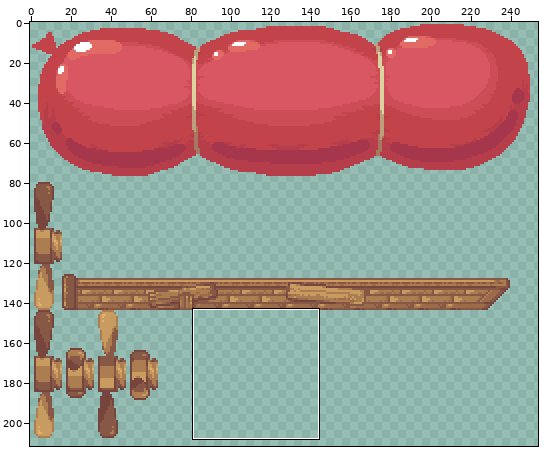
Edited in one commit: pixel-art file (gfx/misc.aseprite). Above: a wide view before the commit, with the close-up outlined.
Close-up. Before the edit:
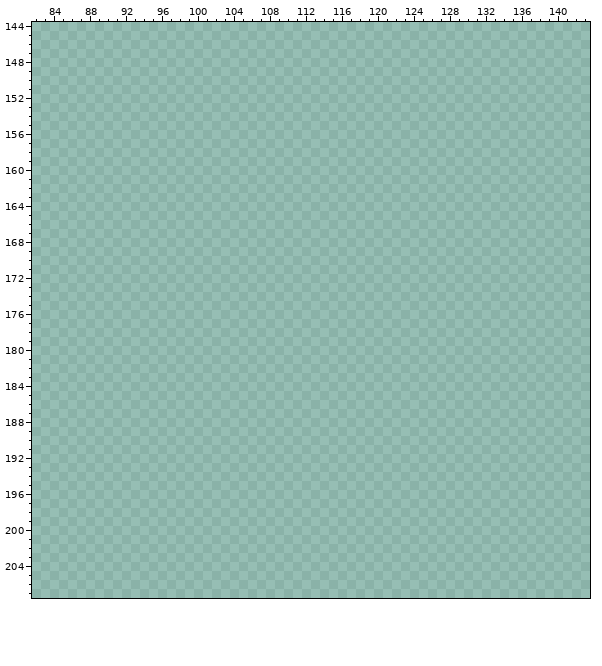
1024x512 pixels, 1 frame. Colours within 5 levels of each other are drawn and written as one. Shown: x 82..143, y 144..207. The wide view leaves out empty margins.
Now the later version:
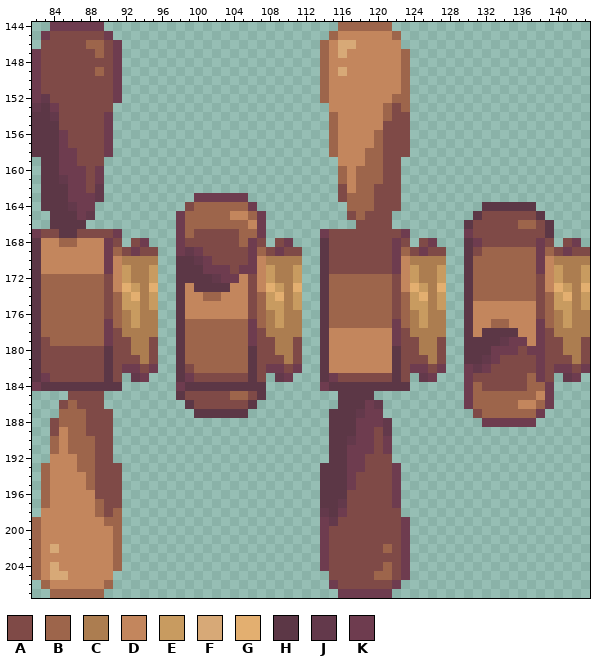
Palette (. is transparent): A #7f4a47  B #9d654b  C #ac7d50  D #c3865d  E #c89b60  F #d7a977  G #e3af70  H #5c3746  J #63394b  K #6e3c4f
Edits made:
y 144: x 84..89 ...... -> KKKKKK; x 116..121 ...... -> BBBBBB
y 145: x 83..90 ........ -> KAAAAAAK; x 115..122 ........ -> BDDDDDDB
y 146: x 83..91 ......... -> AAAAABBAK; x 114..122 ......... -> BDFFDDDDD
y 147: x 82..91 .......... -> KAAAAAABAK; x 114..123 .......... -> BDFDDDDDDB
y 148: x 82..91 .......... -> KAAAAAAAAK; x 114..123 .......... -> BDDDDDDDDB
y 149: x 82..91 .......... -> KAAAAAABAK; x 114..123 .......... -> BDFDDDDDDB
y 150..151: x 82..91 .......... -> KAAAAAAAAK; x 114..123 .......... -> BDDDDDDDDB
y 152: x 82..91 .......... -> KJAAAAAAAK; x 114..123 .......... -> BDDDDDDDBB
y 153: x 82..90 ......... -> JHKAAAAAA; x 115..123 ......... -> DDDDDDBAB
y 154: x 82..90 ......... -> HHJAAAAAK; x 115..123 ......... -> BDDDDDBAA
y 155: x 82..90 ......... -> HHHAAAAAK; x 115..123 ......... -> BDDDDDAAA
y 156..157: x 82..90 ......... -> HHHKAAAAK; x 115..123 ......... -> BDDDDBAAA
y 158: x 82..90 ......... -> HHHKKAAAK; x 115..123 ......... -> BDDDBBAAA
y 159: x 83..89 ....... -> HHKKAAA; x 116..122 ....... -> DDDBBAA
y 160: x 83..89 ....... -> HHKKKAK; x 116..122 ....... -> BDBBBAA
y 161: x 83..89 ....... -> HHJKKAK; x 116..122 ....... -> BDBBBAA
y 162: x 83..89 ....... -> HHHKKAJ; x 116..122 ....... -> ADBBAAA
y 163: x 83..89 ....... -> HHHKKKJ; x 100..105 ...... -> KKKKKK; x 116..122 ....... -> ABBBAAA
y 164: x 83..88 ...... -> HHHJKK; x 99..106 ........ -> ABBBBBBK; x 117..122 ...... -> BBBAAA; x 132..137 ...... -> HHHHHH
y 165: x 84..88 ..... -> HHHKJ; x 98..107 .......... -> KBBBBBDDBK; x 117..121 ..... -> ABAAA; x 131..138 ........ -> HAAAAAAH
y 166: x 84..87 .... -> HHHH; x 98..107 .......... -> KBBBBBBBDK; x 118..121 .... -> AAAA; x 130..139 .......... -> HAAAAABBAH
y 167: x 82..91 .......... -> KAAHHAAAAK; x 98..107 .......... -> KBAAAAABBK; x 114..123 .......... -> KAAAAAAAAK; x 130..139 .......... -> KAAAAAAAAH
y 168: x 82..91 .......... -> HDDBBDDDKA; x 93..94 .. -> AK; x 98..107 .......... -> KAAAAAABKA; x 109..110 .. -> AK; x 114..123 .......... -> HAAAAAAAKA; x 125..126 .. -> AK; x 130..139 .......... -> HKAAAAAAKA; x 141..142 .. -> AK
y 169: x 82..95 .............. -> HDDDDDDDKBAKAA; x 98..111 .............. -> KJKAAAAAKBAKAA; x 114..127 .............. -> HAAAAAAAKBAKAA; x 130..143 .............. -> HABBBBBBKBAKAA
y 170: x 82..95 .............. -> HDDDDDDDKDCCCC; x 98..111 .............. -> HHJKAAAAKDCCCC; x 114..127 .............. -> HAAAAAAAKDCCCC; x 130..143 .............. -> HBBBBBBBKDCCCC
y 171: x 82..95 .............. -> HDDDDDDDKDECCE; x 98..111 .............. -> HHHKKKAKKDECCE; x 114..127 .............. -> HAAAAAAAKDECCE; x 130..143 .............. -> HBBBBBBBKDECCE
y 172: x 82..95 .............. -> HBBBBBBBADECCE; x 98..111 .............. -> HHHHJKKDADECCE; x 114..127 .............. -> HBBBBBBBADECCE; x 130..143 .............. -> HBBBBBBBADECCE
y 173: x 82..95 .............. -> HBBBBBBBADGECG; x 98..111 .............. -> HDHHHHDDADGECG; x 114..127 .............. -> HBBBBBBBADGECG; x 130..143 .............. -> HBBBBBBBADGECG
y 174: x 82..95 .............. -> HBBBBBBBABEGCE; x 98..111 .............. -> HDDBBDDDABEGCE; x 114..127 .............. -> HBBBBBBBABEGCE; x 130..143 .............. -> HBBBBBBBABEGCE
y 175: x 82..95 .............. -> HBBBBBBBABEECE; x 98..111 .............. -> HDDDDDDDABEECE; x 114..127 .............. -> HBBBBBBBABEECE; x 130..143 .............. -> HDDDDDDDABEECE
y 176: x 82..95 .............. -> HBBBBBBBABCECC; x 98..111 .............. -> HDDDDDDDABCECC; x 114..127 .............. -> HBBBBBBBABCECC; x 130..143 .............. -> HDDDDDDDABCECC
y 177: x 82..95 .............. -> HBBBBBBBKBCECC; x 98..111 .............. -> HBBBBBBBKBCECC; x 114..127 .............. -> HBBBBBBBKBCECC; x 130..143 .............. -> HDDBBDDDKBCECC
y 178: x 82..95 .............. -> HBBBBBBBKACCCC; x 98..111 .............. -> HBBBBBBBKACCCC; x 114..127 .............. -> HDDDDDDDKACCCC; x 130..143 .............. -> HDHHHHDDKACCCC
y 179: x 82..95 .............. -> HABBBBBBKAACCA; x 98..111 .............. -> HBBBBBBBKAACCA; x 114..127 .............. -> HDDDDDDDKAACCA; x 130..143 .............. -> HHHHJKKDKAACCA
y 180: x 82..95 .............. -> HAAAAAAAHAACCA; x 98..111 .............. -> HBBBBBBBHAACCA; x 114..127 .............. -> HDDDDDDDHAACCA; x 130..143 .............. -> HHHKKKAKKAACCA
y 181: x 82..95 .............. -> HAAAAAAAHAAACA; x 98..111 .............. -> HBBBBBBBHAAACA; x 114..127 .............. -> HDDDDDDDHAAACA; x 130..143 .............. -> HHJKAAAAKAAACA
y 182: x 82..95 .............. -> HAAAAAAAHAKKAK; x 98..111 .............. -> HABBBBBBHAKKAK; x 114..127 .............. -> HDDDDDDDHAKKAK; x 130..143 .............. -> KJKAAAAAKAKKAK
y 183: x 82..91 .......... -> HKAAAAAAHA; x 93..94 .. -> JK; x 98..107 .......... -> HKAAAAAAHA; x 109..110 .. -> JK; x 114..123 .......... -> HKAAAAAAHA; x 125..126 .. -> JK; x 130..139 .......... -> KAAAAAABKA; x 141..142 .. -> JK
y 184: x 82..91 .......... -> KHHHHHHHHH; x 98..107 .......... -> KHHHHHHHHH; x 114..123 .......... -> KHHHHHHHHH; x 130..139 .......... -> KBAAAAABBK
y 185: x 86..89 .... -> AAAA; x 98..107 .......... -> HAAAAABBAH; x 116..119 .... -> HHHH; x 130..139 .......... -> KBBBBBBBDK
y 186: x 85..89 ..... -> ABAAA; x 99..106 ........ -> HAAAAAAH; x 116..120 ..... -> HHHKJ; x 130..139 .......... -> KBBBBBDDBK
y 187: x 85..90 ...... -> BBBAAA; x 100..105 ...... -> HHHHHH; x 115..120 ...... -> HHHJKK; x 131..138 ........ -> ABBBBBBK
y 188: x 84..90 ....... -> ABBBAAA; x 115..121 ....... -> HHHKKKJ; x 132..137 ...... -> KKKKKK
y 189: x 84..90 ....... -> ADBBAAA; x 115..121 ....... -> HHHKKAJ
y 190: x 84..90 ....... -> BDBBBAA; x 115..121 ....... -> HHJKKAK
y 191: x 84..90 ....... -> BDBBBAA; x 115..121 ....... -> HHKKKAK
y 192: x 84..90 ....... -> DDDBBAA; x 115..121 ....... -> HHKKAAA
y 193: x 83..91 ......... -> BDDDBBAAA; x 114..122 ......... -> HHHKKAAAK
y 194..195: x 83..91 ......... -> BDDDDBAAA; x 114..122 ......... -> HHHKAAAAK
y 196: x 83..91 ......... -> BDDDDDAAA; x 114..122 ......... -> HHHAAAAAK
y 197: x 83..91 ......... -> BDDDDDBAA; x 114..122 ......... -> HHJAAAAAK
y 198: x 83..91 ......... -> DDDDDDBAB; x 114..122 ......... -> JHKAAAAAA
y 199: x 82..91 .......... -> BDDDDDDDBB; x 114..123 .......... -> KJAAAAAAAK
y 200..201: x 82..91 .......... -> BDDDDDDDDB; x 114..123 .......... -> KAAAAAAAAK
y 202: x 82..91 .......... -> BDFDDDDDDB; x 114..123 .......... -> KAAAAAABAK
y 203: x 82..91 .......... -> BDDDDDDDDB; x 114..123 .......... -> KAAAAAAAAK
y 204: x 82..91 .......... -> BDFDDDDDDB; x 114..123 .......... -> KAAAAAABAK
y 205: x 82..90 ......... -> BDFFDDDDD; x 115..123 ......... -> AAAAABBAK
y 206: x 83..90 ........ -> BDDDDDDB; x 115..122 ........ -> KAAAAAAK
y 207: x 84..89 ...... -> BBBBBB; x 116..121 ...... -> KKKKKK
